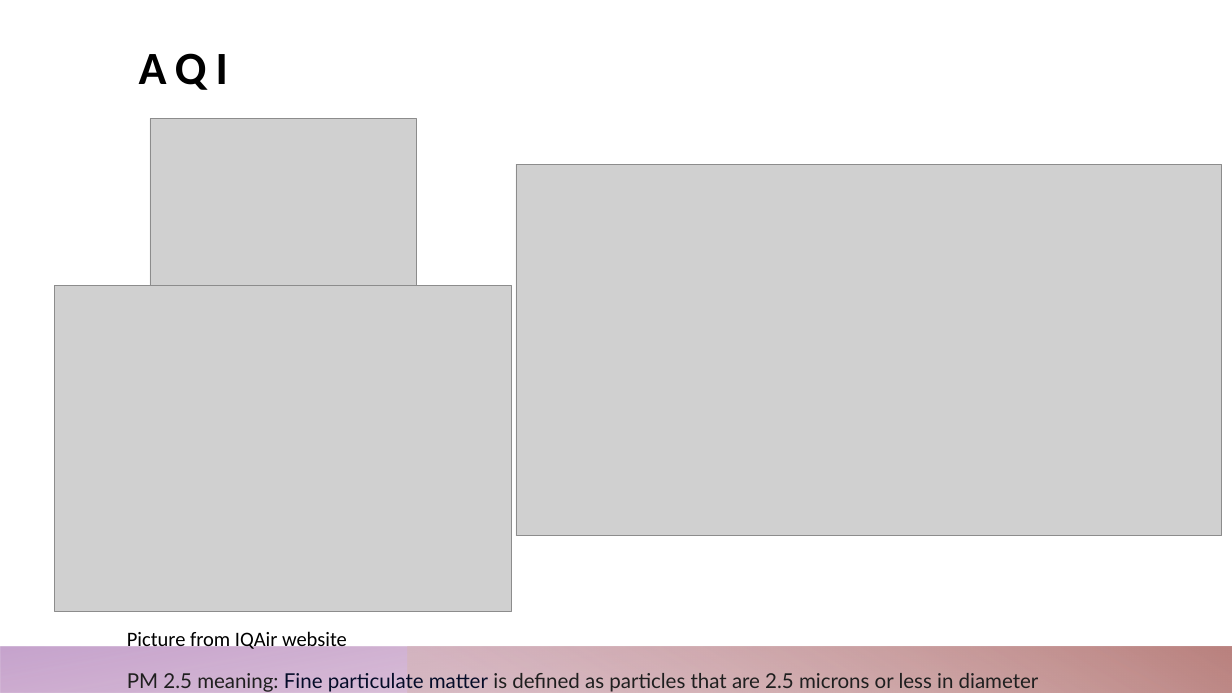
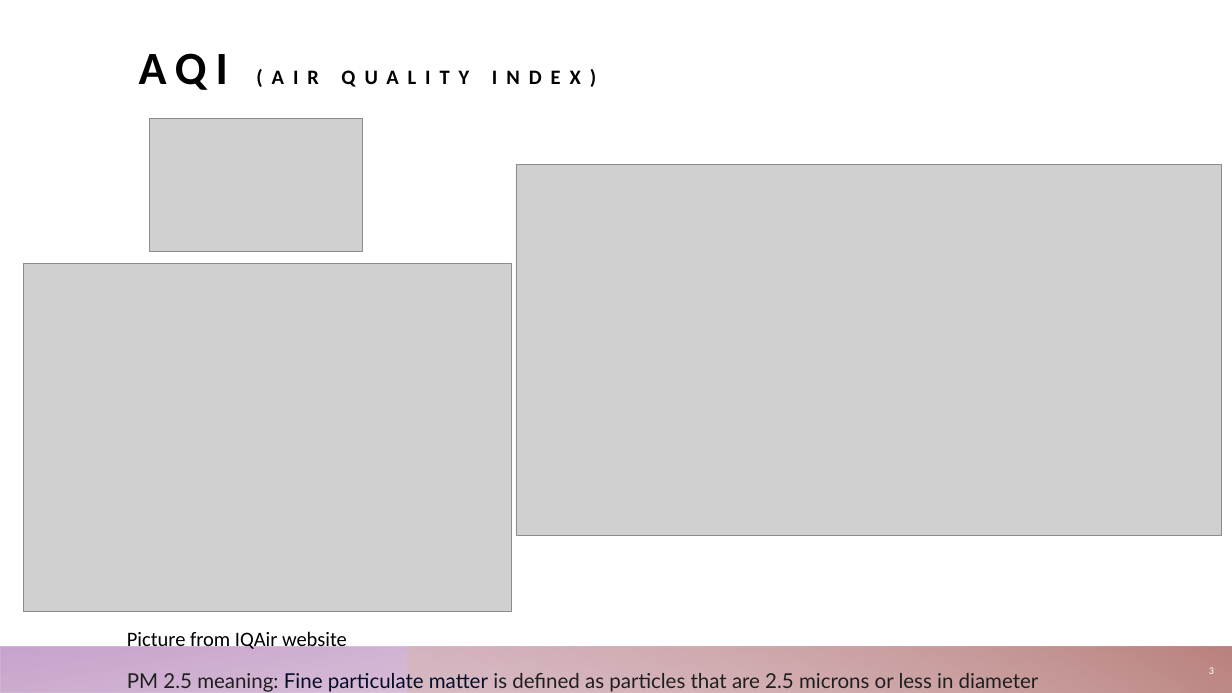
Before and after one commit to Nattie29/Capstone, a slide deck: slide 3 of Capstone Project Sprint1.pptm. Drawn at 1232x693 pixels with LibreOffice and Linux fonts; fonts in the diff are those of the drawing; grey boxes stand for pictures. Boxes give left, top, right and bottom in pixels: in the first picture for what was removed or moved away, otherwise in the second. Text is boxed around its words. In the diff, an @@ line names an element or a change of style, - is before the commit and + after.

```diff
--- a/Capstone Project Sprint1.pptm
+++ b/Capstone Project Sprint1.pptm
@@ title at bbox=[139, 53, 596, 90]: text changed; size 36 to 16 pt @@
-AQI
+AQI (AIR QUALITY INDEX)
@@ picture: place and size @@
-picture at bbox=[150, 118, 416, 285]
+picture at bbox=[150, 118, 362, 251]
@@ picture: place and size @@
-picture at bbox=[55, 286, 511, 612]
+picture at bbox=[24, 263, 512, 612]
@@ page number added at bbox=[1209, 667, 1214, 674], 8 pt, text #FFFFFF @@
+3
```
Also in this commit, not shown: 6 other slides changed, 2 slides added, 1 slide removed, 2 other files.
